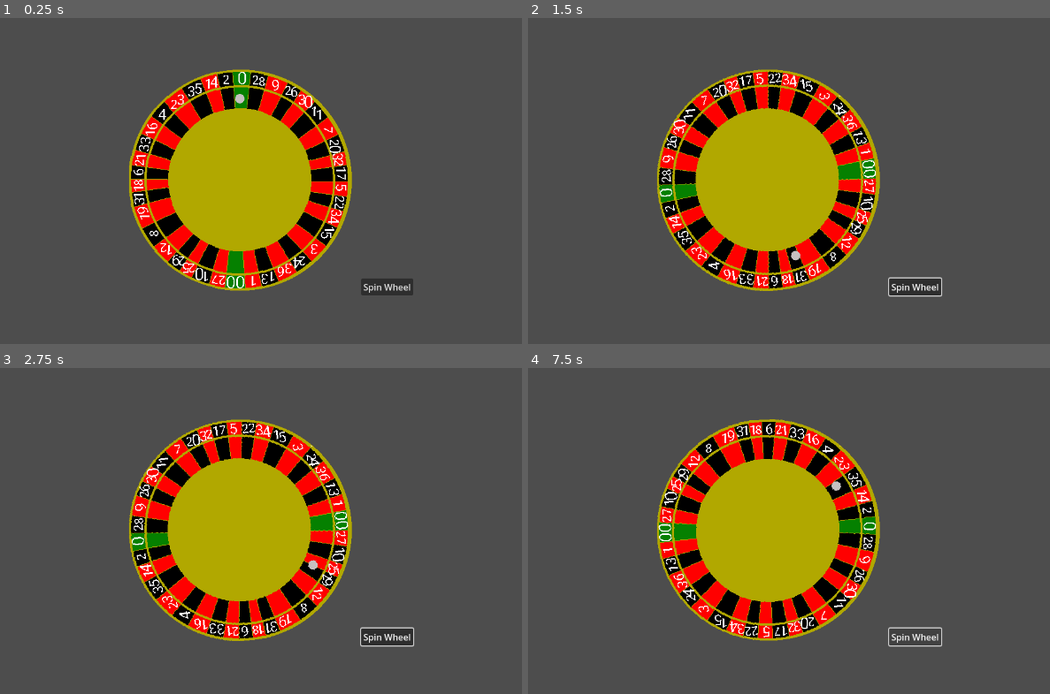
Above: before the commit, frames 1-4 (two rows, left to right).
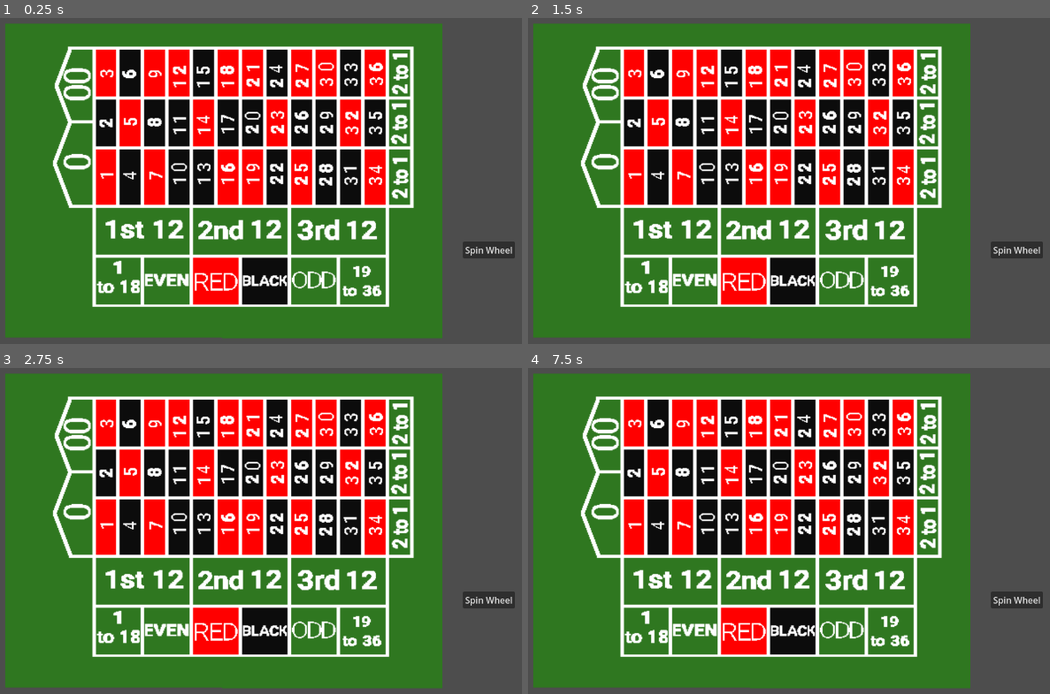
Above: after the commit, the same moments.

Repository: OwenFrakes/congressAppChallenge
Game: Godot game, scene res://Scenes/Roulette.tscn
Two runs of this game, one before a commit and one after it. Both use one fixed random seed, a clock stepped at 60 frames per second and the inputs below. This scene is started directly instead of the project's main scene.
Inputs (mouse positions are in pixels of both pictures, inside the frame that each line leads up to):
- Up to frame 1 (0.25 s): no input
- Up to frame 2 (1.5 s): click "Spin Wheel" at 0.5 s; click (658, 177) at 1.25 s, where only the run after the commit has a clickable "3"
- Up to frame 3 (2.75 s): click (104, 423) at 2 s, where only the run after the commit has a clickable "3"
- Up to frame 4 (7.5 s): click (658, 472) at 2.75 s, where only the run after the commit has a clickable "3"; click (648, 632) at 3.5 s, where only the run after the commit has a clickable "Place Bet"; click (695, 632) at 4.25 s, where only the run after the commit has a clickable "Place Bet"; click (742, 632) at 5 s, where only the run after the commit has a clickable "Place Bet"; click (794, 632) at 5.75 s, where only the run after the commit has a clickable "Place Bet"; click (841, 632) at 6.5 s, where only the run after the commit has a clickable "Place Bet"; click (893, 628) at 7.25 s, where only the run after the commit has a clickable "Place Bet"

The runs differ from the first frame. In frame 1, 79% of the frame differs, in the area x 1-99%, y 1-99%; in frame 2, 79%; in frame 3, 79%; in frame 4, 79%.

Commit message:
Roulette Table
Finished printing the numbers correctly and started on table

Diff:
--- a/Scenes/Roulette.tscn
+++ b/Scenes/Roulette.tscn
@@ -1,15 +1,13 @@
-[gd_scene load_steps=5 format=3 uid="uid://cc5lmshbii28o"]
+[gd_scene load_steps=7 format=3 uid="uid://cc5lmshbii28o"]
 
 [ext_resource type="Texture2D" uid="uid://ctc7w5efen5ce" path="res://Resources/Roulette Wheel.png" id="1_03cgx"]
 [ext_resource type="Script" path="res://Scenes/roulette_wheel.gd" id="2_11oam"]
 [ext_resource type="Texture2D" uid="uid://bxub2d4eblfn4" path="res://Resources/Roulette Wheel ball.png" id="3_b2ls2"]
 [ext_resource type="Script" path="res://Scenes/ball.gd" id="4_q07vo"]
+[ext_resource type="Texture2D" uid="uid://cg7y1shsce6m" path="res://Resources/Roulette Table.png" id="5_kh7es"]
+[ext_resource type="Script" path="res://Scenes/table.gd" id="6_yr1f4"]
 
 [node name="Roulette" type="Node2D"]
-
-[node name="Hidden wheel" type="Sprite2D" parent="."]
-position = Vector2(649, 332)
-texture = ExtResource("1_03cgx")
 
 [node name="Roulette wheel" type="Sprite2D" parent="."]
 texture_filter = 1
@@ -26,8 +24,388 @@
 script = ExtResource("4_q07vo")
 
 [node name="Button" type="Button" parent="."]
-offset_left = 866.0
-offset_top = 510.0
-offset_right = 960.0
-offset_bottom = 541.0
+offset_left = 1050.0
+offset_top = 443.0
+offset_right = 1144.0
+offset_bottom = 474.0
 text = "Spin Wheel"
+
+[node name="Table" type="Sprite2D" parent="."]
+position = Vector2(617.375, 333.5)
+scale = Vector2(1.5825, 1.39)
+texture = ExtResource("5_kh7es")
+script = ExtResource("6_yr1f4")
+
+[node name="4" type="Button" parent="Table"]
+show_behind_parent = true
+offset_left = -119.036
+offset_top = -36.3309
+offset_right = -96.0363
+offset_bottom = 26.6691
+text = "3"
+
+[node name="3" type="Button" parent="Table"]
+show_behind_parent = true
+offset_left = -146.0
+offset_top = -172.0
+offset_right = -123.0
+offset_bottom = -109.0
+text = "3"
+
+[node name="5" type="Button" parent="Table"]
+show_behind_parent = true
+offset_left = -119.036
+offset_top = -106.835
+offset_right = -96.0363
+offset_bottom = -43.8345
+text = "3"
+
+[node name="1 to 18" type="Button" parent="Table"]
+show_behind_parent = true
+offset_left = -144.945
+offset_top = 101.799
+offset_right = -95.9447
+offset_bottom = 160.799
+text = "Place
+Bet"
+
+[node name="EVEN" type="Button" parent="Table"]
+show_behind_parent = true
+offset_left = -89.9684
+offset_top = 101.799
+offset_right = -40.9684
+offset_bottom = 160.799
+text = "Place
+Bet"
+
+[node name="RED" type="Button" parent="Table"]
+show_behind_parent = true
+offset_left = -34.0
+offset_top = 100.0
+offset_right = 17.0
+offset_bottom = 160.0
+text = "Place
+Bet"
+
+[node name="Black" type="Button" parent="Table"]
+show_behind_parent = true
+offset_left = 22.0
+offset_top = 102.0
+offset_right = 72.0
+offset_bottom = 161.0
+text = "Place
+Bet"
+
+[node name="ODD" type="Button" parent="Table"]
+show_behind_parent = true
+offset_left = 77.0
+offset_top = 103.0
+offset_right = 128.0
+offset_bottom = 162.0
+text = "Place
+Bet"
+
+[node name="19 to 36" type="Button" parent="Table"]
+show_behind_parent = true
+offset_left = 134.992
+offset_top = 99.6403
+offset_right = 183.992
+offset_bottom = 158.64
+text = "Place
+Bet"
+
+[node name="3rd 12" type="Button" parent="Table"]
+show_behind_parent = true
+offset_left = 75.5924
+offset_top = 37.7698
+offset_right = 186.592
+offset_bottom = 97.7698
+text = "1st 12"
+
+[node name="2nd 12" type="Button" parent="Table"]
+show_behind_parent = true
+offset_left = -37.5197
+offset_top = 35.6115
+offset_right = 73.4803
+offset_bottom = 95.6115
+text = "1st 12"
+
+[node name="1st 12" type="Button" parent="Table"]
+show_behind_parent = true
+offset_left = -148.0
+offset_top = 36.0
+offset_right = -37.0
+offset_bottom = 96.0
+text = "1st 12"
+
+[node name="6" type="Button" parent="Table"]
+show_behind_parent = true
+offset_left = -118.404
+offset_top = -172.302
+offset_right = -95.4044
+offset_bottom = -109.302
+text = "3"
+
+[node name="8" type="Button" parent="Table"]
+show_behind_parent = true
+offset_left = -90.6003
+offset_top = -108.993
+offset_right = -67.6003
+offset_bottom = -45.9928
+text = "3"
+
+[node name="7" type="Button" parent="Table"]
+show_behind_parent = true
+offset_left = -88.0727
+offset_top = -34.1727
+offset_right = -65.0727
+offset_bottom = 28.8273
+text = "3"
+
+[node name="9" type="Button" parent="Table"]
+show_behind_parent = true
+offset_left = -91.2322
+offset_top = -170.144
+offset_right = -68.2322
+offset_bottom = -107.144
+text = "3"
+
+[node name="10" type="Button" parent="Table"]
+show_behind_parent = true
+offset_left = -62.7962
+offset_top = -35.6115
+offset_right = -39.7962
+offset_bottom = 27.3885
+text = "3"
+
+[node name="11" type="Button" parent="Table"]
+show_behind_parent = true
+offset_left = -61.5324
+offset_top = -108.993
+offset_right = -38.5324
+offset_bottom = -45.9928
+text = "3"
+
+[node name="12" type="Button" parent="Table"]
+show_behind_parent = true
+offset_left = -62.7962
+offset_top = -173.022
+offset_right = -39.7962
+offset_bottom = -110.022
+text = "3"
+
+[node name="13" type="Button" parent="Table"]
+show_behind_parent = true
+offset_left = -34.9921
+offset_top = -39.2086
+offset_right = -11.9921
+offset_bottom = 23.7914
+text = "3"
+
+[node name="14" type="Button" parent="Table"]
+show_behind_parent = true
+offset_left = -36.2559
+offset_top = -107.554
+offset_right = -13.2559
+offset_bottom = -44.554
+text = "3"
+
+[node name="15" type="Button" parent="Table"]
+show_behind_parent = true
+offset_left = -35.624
+offset_top = -172.302
+offset_right = -12.624
+offset_bottom = -109.302
+text = "3"
+
+[node name="16" type="Button" parent="Table"]
+show_behind_parent = true
+offset_left = -5.92416
+offset_top = -37.7698
+offset_right = 17.0758
+offset_bottom = 25.2302
+text = "3"
+
+[node name="17" type="Button" parent="Table"]
+show_behind_parent = true
+offset_left = -7.18799
+offset_top = -106.115
+offset_right = 15.812
+offset_bottom = -43.1151
+text = "3"
+
+[node name="18" type="Button" parent="Table"]
+show_behind_parent = true
+offset_left = -5.92416
+offset_top = -170.863
+offset_right = 17.0758
+offset_bottom = -107.863
+text = "3"
+
+[node name="19" type="Button" parent="Table"]
+show_behind_parent = true
+offset_left = 21.8799
+offset_top = -36.3309
+offset_right = 44.8799
+offset_bottom = 26.6691
+text = "3"
+
+[node name="20" type="Button" parent="Table"]
+show_behind_parent = true
+offset_left = 21.8799
+offset_top = -105.396
+offset_right = 44.8799
+offset_bottom = -42.3957
+text = "3"
+
+[node name="21" type="Button" parent="Table"]
+show_behind_parent = true
+offset_left = 21.8799
+offset_top = -170.144
+offset_right = 44.8799
+offset_bottom = -107.144
+text = "3"
+
+[node name="22" type="Button" parent="Table"]
+show_behind_parent = true
+offset_left = 49.0521
+offset_top = -37.7698
+offset_right = 72.0521
+offset_bottom = 25.2302
+text = "3"
+
+[node name="23" type="Button" parent="Table"]
+show_behind_parent = true
+offset_left = 50.316
+offset_top = -106.835
+offset_right = 73.316
+offset_bottom = -43.8345
+text = "3"
+
+[node name="24" type="Button" parent="Table"]
+show_behind_parent = true
+offset_left = 50.9479
+offset_top = -170.863
+offset_right = 73.9479
+offset_bottom = -107.863
+text = "3"
+
+[node name="25" type="Button" parent="Table"]
+show_behind_parent = true
+offset_left = 77.4882
+offset_top = -37.0504
+offset_right = 100.488
+offset_bottom = 25.9496
+text = "3"
+
+[node name="26" type="Button" parent="Table"]
+show_behind_parent = true
+offset_left = 77.4882
+offset_top = -106.835
+offset_right = 100.488
+offset_bottom = -43.8345
+text = "3"
+
+[node name="27" type="Button" parent="Table"]
+show_behind_parent = true
+offset_left = 76.8562
+offset_top = -170.144
+offset_right = 99.8562
+offset_bottom = -107.144
+text = "3"
+
+[node name="28" type="Button" parent="Table"]
+show_behind_parent = true
+offset_left = 107.188
+offset_top = -38.4892
+offset_right = 130.188
+offset_bottom = 24.5108
+text = "3"
+
+[node name="29" type="Button" parent="Table"]
+show_behind_parent = true
+offset_left = 105.292
+offset_top = -104.676
+offset_right = 128.292
+offset_bottom = -41.6763
+text = "3"
+
+[node name="30" type="Button" parent="Table"]
+show_behind_parent = true
+offset_left = 104.66
+offset_top = -170.863
+offset_right = 127.66
+offset_bottom = -107.863
+text = "3"
+
+[node name="31" type="Button" parent="Table"]
+show_behind_parent = true
+offset_left = 132.464
+offset_top = -37.7698
+offset_right = 155.464
+offset_bottom = 25.2302
+text = "3"
+
+[node name="32" type="Button" parent="Table"]
+show_behind_parent = true
+offset_left = 133.728
+offset_top = -108.993
+offset_right = 156.728
+offset_bottom = -45.9928
+text = "3"
+
+[node name="33" type="Button" parent="Table"]
+show_behind_parent = true
+offset_left = 133.728
+offset_top = -170.863
+offset_right = 156.728
+offset_bottom = -107.863
+text = "3"
+
+[node name="34" type="Button" parent="Table"]
+show_behind_parent = true
+offset_left = 160.9
+offset_top = -34.1727
+offset_right = 183.9
+offset_bottom = 28.8273
+text = "3"
+
+[node name="35" type="Button" parent="Table"]
+show_behind_parent = true
+offset_left = 161.532
+offset_top = -107.554
+offset_right = 184.532
+offset_bottom = -44.554
+text = "3"
+
+[node name="36" type="Button" parent="Table"]
+show_behind_parent = true
+offset_left = 160.269
+offset_top = -172.302
+offset_right = 183.269
+offset_bottom = -109.302
+text = "3"
+
+[node name="1st 2 to 1" type="Button" parent="Table"]
+show_behind_parent = true
+offset_left = 190.6
+offset_top = -34.8921
+offset_right = 213.6
+offset_bottom = 28.1079
+text = "3"
+
+[node name="2nd 2 to 1" type="Button" parent="Table"]
+show_behind_parent = true
+offset_left = 189.337
+offset_top = -107.554
+offset_right = 212.337
+offset_bottom = -44.554
+text = "3"
+
+[node name="3rd 2 to 1" type="Button" parent="Table"]
+show_behind_parent = true
+offset_left = 189.337
+offset_top = -169.424
+offset_right = 212.337
+offset_bottom = -106.424
+text = "3"
--- a/Scenes/ball.gd
+++ b/Scenes/ball.gd
@@ -30,88 +30,90 @@
 				spinning = false
 			#set rotation to new current angle
 			self.rotation = current_angle
+		#when the ball stops spinning
 		if !spinning:
+			#find angle of the wheel
 			var angle=$"../Roulette wheel".global_rotation_degrees
-			var ball_angle= self.global_rotation_degrees
-			print(angle)
-			print(ball_angle)
-			angle = angle+ball_angle*-1
-			print(angle)
+			#get angle of the ball
+			var ball_angle= self.global_rotation_degrees*-1
+			#combine the angles to find where the ball lands
+			angle = angle+ball_angle
+			#nake the angle an int
 			var new_angle: int=angle
-			print(new_angle%180)
-			if new_angle%180>=5 && new_angle%180<=12:
+			#find the angle the ball stops at and prints the results
+			if new_angle%360>=5 && new_angle%360<=12||new_angle%360>=-354 && new_angle%360<=-345:
 				print("2, BLACK, EVEN, 1-18, 1st 12, 2nd 2 to 1")
-			elif new_angle%180>=13 && new_angle%180<=21:
+			elif new_angle%360>=13 && new_angle%360<=21||new_angle%360>=-344 && new_angle%360<=-334:
 				print("14, RED, EVEN, 1-18, 2nd 12, 2nd 2 to 1")
-			elif new_angle%180>=22 && new_angle%180<=32:
+			elif new_angle%360>=22 && new_angle%360<=32||new_angle%360>=-333 && new_angle%360<=-325:
 				print("35, BLACK, ODD, 19-36, 3rd 12, 2nd 2 to 1")
-			elif new_angle%180>=33 && new_angle%180<=44:
+			elif new_angle%360>=33 && new_angle%360<=44||new_angle%360>=-324 && new_angle%360<=-316:
 				print("23, RED, ODD, 19-36, 2nd 12, 2nd 2 to 1")
-			elif new_angle%180>=45 && new_angle%180<=54:
+			elif new_angle%360>=45 && new_angle%360<=54||new_angle%360>=-315 && new_angle%360<=-304:
 				print("4, BLACK, EVEN, 1-18, 1st 12, 1st 2 to 1")
-			elif new_angle%180>=55 && new_angle%180<=65:
+			elif new_angle%360>=55 && new_angle%360<=65||new_angle%360>=-303 && new_angle%360<=-295:
 				print("16, RED, EVEN, 1-18, 2nd 12, 1st 2 to 1")
-			elif new_angle%180>=66 && new_angle%180<=74:
+			elif new_angle%360>=66 && new_angle%360<=74||new_angle%360>=-294 && new_angle%360<=-285:
 				print("33, BLACK, ODD, 19-36, 3rd 12, 3rd 2 to 1")
-			elif new_angle%180>=75 && new_angle%180<=82:
+			elif new_angle%360>=75 && new_angle%360<=82||new_angle%360>=-284 && new_angle%360<=-278:
 				print("21, RED, ODD, 19-36, 2nd 12, 3rd 2 to 1")
-			elif new_angle%180>=83 && new_angle%180<=90:
+			elif new_angle%360>=83 && new_angle%360<=90||new_angle%360>=-277 && new_angle%360<=-269:
 				print("6, BLACK, EVEN, 1-18, 1st 12, 3rd 2 to 1")
-			elif new_angle%180>=91 && new_angle%180<=96:
+			elif new_angle%360>=91 && new_angle%360<=96||new_angle%360>=-268 && new_angle%360<=-260:
 				print("18, RED, EVEN, 1-18, 2nd 12, 3rd 2 to 1")
-			elif new_angle%180>=97 && new_angle%180<=104:
+			elif new_angle%360>=97 && new_angle%360<=104||new_angle%360>=-259 && new_angle%360<=-252:
 				print("31, BLACK, ODD, 19-36, 3rd 12, 1st 2 to 1")
-			elif new_angle%180>=105 && new_angle%180<=117:
+			elif new_angle%360>=105 && new_angle%360<=117||new_angle%360>=-251 && new_angle%360<=-243:
 				print("19, RED, ODD, 19-36, 2nd 12, 1st 2 to 1")
-			elif new_angle%180>=118 && new_angle%180<=128:
+			elif new_angle%360>=118 && new_angle%360<=128||new_angle%360>=-242 && new_angle%360<=-232:
 				print("8, BLACK, EVEN, 1-18, 1st 12, 2nd 2 to 1")
-			elif new_angle%180>=129 && new_angle%180<=139:
+			elif new_angle%360>=129 && new_angle%360<=139||new_angle%360>=-231 && new_angle%360<=-221:
 				print("12, RED, EVEN, 1-18, 1st 12, 3rd 2 to 1")
-			elif new_angle%180>=140 && new_angle%180<=147:
+			elif new_angle%360>=140 && new_angle%360<=147||new_angle%360>=-220 && new_angle%360<=-212:
 				print("29, BLACK, ODD, 19-36, 3rd 12, 2nd 2 to 1")
-			elif new_angle%180>=148 && new_angle%180<=154:
+			elif new_angle%360>=148 && new_angle%360<=154||new_angle%360>=-211 && new_angle%360<=-202:
 				print("25, RED, ODD, 19-36, 3rd 12, 1st 2 to 1")
-			elif new_angle%180>=155 && new_angle%180<=164:
+			elif new_angle%360>=155 && new_angle%360<=164||new_angle%360>=-201 && new_angle%360<=-190:
 				print("10, BLACK, EVEN, 1-18, 1st 12, 1st 2 to 1")
-			elif new_angle%180>=165 && new_angle%180<=172:
+			elif new_angle%360>=165 && new_angle%360<=172||new_angle%360>=-189 && new_angle%360<=-181:
 				print("27, RED, ODD, 19-36, 3rd 12, 3rd 2 to 1")
-			elif new_angle%180>=-4 && new_angle%180<=4:
+			elif new_angle%360>=-4 && new_angle%360<=4:
 				print("0, Green")
-			elif new_angle%180>=-175 && new_angle%180<=-167:
+			elif new_angle%360>=-175 && new_angle%360<=-167||new_angle%360>=184 && new_angle%360<=192:
 				print("1, RED, ODD, 1-18, 1st 12, 1st 2 to 1")
-			elif new_angle%180>=-166 && new_angle%180<=-158:
+			elif new_angle%360>=-166 && new_angle%360<=-158||new_angle%360>=193 && new_angle%360<=201:
 				print("13, BLACK, ODD, 1-18, 2nd 12, 1st 2 to 1")
-			elif new_angle%180>=-157 && new_angle%180<=-147:
+			elif new_angle%360>=-157 && new_angle%360<=-147||new_angle%360>=202 && new_angle%360<=212:
 				print("36, RED, EVEN, 19-36, 3rd 12, 3rd 2 to 1")
-			elif new_angle%180>=-146 && new_angle%180<=-138:
+			elif new_angle%360>=-146 && new_angle%360<=-138||new_angle%360>=213 && new_angle%360<=222:
 				print("24, BLACK, EVEN, 19-36, 2nd 12, 3rd 2 to 1")
-			elif new_angle%180>=-137 && new_angle%180<=-126:
+			elif new_angle%360>=-137 && new_angle%360<=-126||new_angle%360>=223 && new_angle%360<=233:
 				print("3, RED, ODD, 1-18, 1st 12, 3rd 2 to 1")
-			elif new_angle%180>=-125 && new_angle%180<=-115:
+			elif new_angle%360>=-125 && new_angle%360<=-115||new_angle%360>=234 && new_angle%360<=244:
 				print("15, BLACK, ODD, 1-18, 2nd 12, 3rd 2 to 1")
-			elif new_angle%180>=-114 && new_angle%180<=-106:
+			elif new_angle%360>=-114 && new_angle%360<=-106||new_angle%360>=245 && new_angle%360<=253:
 				print("34, RED, EVEN, 19-36, 3rd 12, 1st 2 to 1")
-			elif new_angle%180>=-105 && new_angle%180<=-98:
+			elif new_angle%360>=-105 && new_angle%360<=-98||new_angle%360>=254 && new_angle%360<=261:
 				print("22, BLACK, EVEN, 19-36, 2nd 12, 1st 2 to 1")
-			elif new_angle%180>=-97 && new_angle%180<=-89:
+			elif new_angle%360>=-97 && new_angle%360<=-89||new_angle%360>=262 && new_angle%360<=269:
 				print("5, RED, ODD, 1-18, 1st 12, 2nd 2 to 1")
-			elif new_angle%180>=-88 && new_angle%180<=-81:
+			elif new_angle%360>=-88 && new_angle%360<=-81||new_angle%360>=270 && new_angle%360<=278:
 				print("17, BLACK, ODD, 1-18, 2nd 12, 2nd 2 to 1")
-			elif new_angle%180>=-80 && new_angle%180<=-73:
+			elif new_angle%360>=-80 && new_angle%360<=-73||new_angle%360>=279 && new_angle%360<=285:
 				print("32, RED, EVEN, 19-36, 3rd 12, 2nd 2 to 1")
-			elif new_angle%180>=-72 && new_angle%180<=-65:
+			elif new_angle%360>=-72 && new_angle%360<=-65||new_angle%360>=286 && new_angle%360<=295:
 				print("20, BLACK, EVEN, 19-36, 2nd 12, 2nd 2 to 1")
-			elif new_angle%180>=-64 && new_angle%180<=-54:
+			elif new_angle%360>=-64 && new_angle%360<=-54||new_angle%360>=296 && new_angle%360<=305:
 				print("7, RED, ODD, 1-18, 1st 12, 1st 2 to 1")
-			elif new_angle%180>=-53 && new_angle%180<=-43:
+			elif new_angle%360>=-53 && new_angle%360<=-43||new_angle%360>=306 && new_angle%360<=316:
 				print("11, BLACK, ODD, 1-18, 1st 12, 2nd 2 to 1")
-			elif new_angle%180>=-42 && new_angle%180<=-33:
+			elif new_angle%360>=-42 && new_angle%360<=-33||new_angle%360>=317 && new_angle%360<=325:
 				print("30, RED, EVEN, 19-36, 3rd 12, 3rd 2 to 1")
-			elif new_angle%180>=-32 && new_angle%180<=-26:
+			elif new_angle%360>=-32 && new_angle%360<=-26||new_angle%360>=326 && new_angle%360<=334:
 				print("26, BLACK, EVEN, 19-36, 3rd 12, 2nd 2 to 1")
-			elif new_angle%180>=-25 && new_angle%180<=-15:
+			elif new_angle%360>=-25 && new_angle%360<=-15||new_angle%360>=335 && new_angle%360<=345:
 				print("9, RED, ODD, 1-18, 1st 12, 3rd 2 to 1")
-			elif new_angle%180>=-14 && new_angle%180<=-5:
+			elif new_angle%360>=-14 && new_angle%360<=-5||new_angle%360>=346 && new_angle%360<=354:
 				print("28, BLACK, EVEN, 19-36, 3rd 12, 1st 2 to 1")
 			else:
 				print("00, Green")
--- a/Scenes/roulette_wheel.gd
+++ b/Scenes/roulette_wheel.gd
@@ -34,91 +34,6 @@
 			#set rotation to new current angle
 			self.rotation = current_angle
 
-		#if !spinning:
-			#var angle=self.global_rotation_degrees
-			#var ball_angle= $"../Ball".global_rotation_degrees
-			#print(angle)
-			#print(ball_angle)
-			#angle = angle+ball_angle
-			#print(angle)
-			#var new_angle: int=angle
-			#print(new_angle%180)
-			#if new_angle%180>=5 && new_angle%180<=12:
-				#print("2, BLACK, EVEN, 1-18, 1st 12, 2nd 2 to 1")
-			#elif new_angle%180>=13 && new_angle%180<=21:
-				#print("14, RED, EVEN, 1-18, 2nd 12, 2nd 2 to 1")
-			#elif new_angle%180>=22 && new_angle%180<=32:
-				#print("35, BLACK, ODD, 19-36, 3rd 12, 2nd 2 to 1")
-			#elif new_angle%180>=33 && new_angle%180<=44:
-				#print("23, RED, ODD, 19-36, 2nd 12, 2nd 2 to 1")
-			#elif new_angle%180>=45 && new_angle%180<=54:
-				#print("4, BLACK, EVEN, 1-18, 1st 12, 1st 2 to 1")
-			#elif new_angle%180>=55 && new_angle%180<=65:
-				#print("16, RED, EVEN, 1-18, 2nd 12, 1st 2 to 1")
-			#elif new_angle%180>=66 && new_angle%180<=74:
-				#print("33, BLACK, ODD, 19-36, 3rd 12, 3rd 2 to 1")
-			#elif new_angle%180>=75 && new_angle%180<=82:
-				#print("21, RED, ODD, 19-36, 2nd 12, 3rd 2 to 1")
-			#elif new_angle%180>=83 && new_angle%180<=90:
-				#print("6, BLACK, EVEN, 1-18, 1st 12, 3rd 2 to 1")
-			#elif new_angle%180>=91 && new_angle%180<=96:
-				#print("18, RED, EVEN, 1-18, 2nd 12, 3rd 2 to 1")
-			#elif new_angle%180>=97 && new_angle%180<=104:
-				#print("31, BLACK, ODD, 19-36, 3rd 12, 1st 2 to 1")
-			#elif new_angle%180>=105 && new_angle%180<=117:
-				#print("19, RED, ODD, 19-36, 2nd 12, 1st 2 to 1")
-			#elif new_angle%180>=118 && new_angle%180<=128:
-				#print("8, BLACK, EVEN, 1-18, 1st 12, 2nd 2 to 1")
-			#elif new_angle%180>=129 && new_angle%180<=139:
-				#print("12, RED, EVEN, 1-18, 1st 12, 3rd 2 to 1")
-			#elif new_angle%180>=140 && new_angle%180<=147:
-				#print("29, BLACK, ODD, 19-36, 3rd 12, 2nd 2 to 1")
-			#elif new_angle%180>=148 && new_angle%180<=154:
-				#print("25, RED, ODD, 19-36, 3rd 12, 1st 2 to 1")
-			#elif new_angle%180>=155 && new_angle%180<=164:
-				#print("10, BLACK, EVEN, 1-18, 1st 12, 1st 2 to 1")
-			#elif new_angle%180>=165 && new_angle%180<=172:
-				#print("27, RED, ODD, 19-36, 3rd 12, 3rd 2 to 1")
-			#elif new_angle%180>=-4 && new_angle%180<=4:
-				#print("0, Green")
-			#elif new_angle%180>=-175 && new_angle%180<=-167:
-				#print("1, RED, ODD, 1-18, 1st 12, 1st 2 to 1")
-			#elif new_angle%180>=-166 && new_angle%180<=-158:
-				#print("13, BLACK, ODD, 1-18, 2nd 12, 1st 2 to 1")
-			#elif new_angle%180>=-157 && new_angle%180<=-147:
-				#print("36, RED, EVEN, 19-36, 3rd 12, 3rd 2 to 1")
-			#elif new_angle%180>=-146 && new_angle%180<=-138:
-				#print("24, BLACK, EVEN, 19-36, 2nd 12, 3rd 2 to 1")
-			#elif new_angle%180>=-137 && new_angle%180<=-126:
-				#print("3, RED, ODD, 1-18, 1st 12, 3rd 2 to 1")
-			#elif new_angle%180>=-125 && new_angle%180<=-115:
-				#print("15, BLACK, ODD, 1-18, 2nd 12, 3rd 2 to 1")
-			#elif new_angle%180>=-114 && new_angle%180<=-106:
-				#print("34, RED, EVEN, 19-36, 3rd 12, 1st 2 to 1")
-			#elif new_angle%180>=-105 && new_angle%180<=-98:
-				#print("22, BLACK, EVEN, 19-36, 2nd 12, 1st 2 to 1")
-			#elif new_angle%180>=-97 && new_angle%180<=-89:
-				#print("5, RED, ODD, 1-18, 1st 12, 2nd 2 to 1")
-			#elif new_angle%180>=-88 && new_angle%180<=-81:
-				#print("17, BLACK, ODD, 1-18, 2nd 12, 2nd 2 to 1")
-			#elif new_angle%180>=-80 && new_angle%180<=-73:
-				#print("32, RED, EVEN, 19-36, 3rd 12, 2nd 2 to 1")
-			#elif new_angle%180>=-72 && new_angle%180<=-65:
-				#print("20, BLACK, EVEN, 19-36, 2nd 12, 2nd 2 to 1")
-			#elif new_angle%180>=-64 && new_angle%180<=-54:
-				#print("7, RED, ODD, 1-18, 1st 12, 1st 2 to 1")
-			#elif new_angle%180>=-53 && new_angle%180<=-43:
-				#print("11, BLACK, ODD, 1-18, 1st 12, 2nd 2 to 1")
-			#elif new_angle%180>=-42 && new_angle%180<=-33:
-				#print("30, RED, EVEN, 19-36, 3rd 12, 3rd 2 to 1")
-			#elif new_angle%180>=-32 && new_angle%180<=-26:
-				#print("26, BLACK, EVEN, 19-36, 3rd 12, 2nd 2 to 1")
-			#elif new_angle%180>=-25 && new_angle%180<=-15:
-				#print("9, RED, ODD, 1-18, 1st 12, 3rd 2 to 1")
-			#elif new_angle%180>=-14 && new_angle%180<=-5:
-				#print("28, BLACK, EVEN, 19-36, 3rd 12, 1st 2 to 1")
-			#else:
-				#print("00, Green")
 
 func on_button_pressed():
 	#create a random power for the wheel
--- /dev/null
+++ b/Scenes/table.gd
@@ -0,0 +1,11 @@
+extends Sprite2D
+
+
+# Called when the node enters the scene tree for the first time.
+func _ready() -> void:
+	pass # Replace with function body.
+
+
+# Called every frame. 'delta' is the elapsed time since the previous frame.
+func _process(delta: float) -> void:
+	pass
